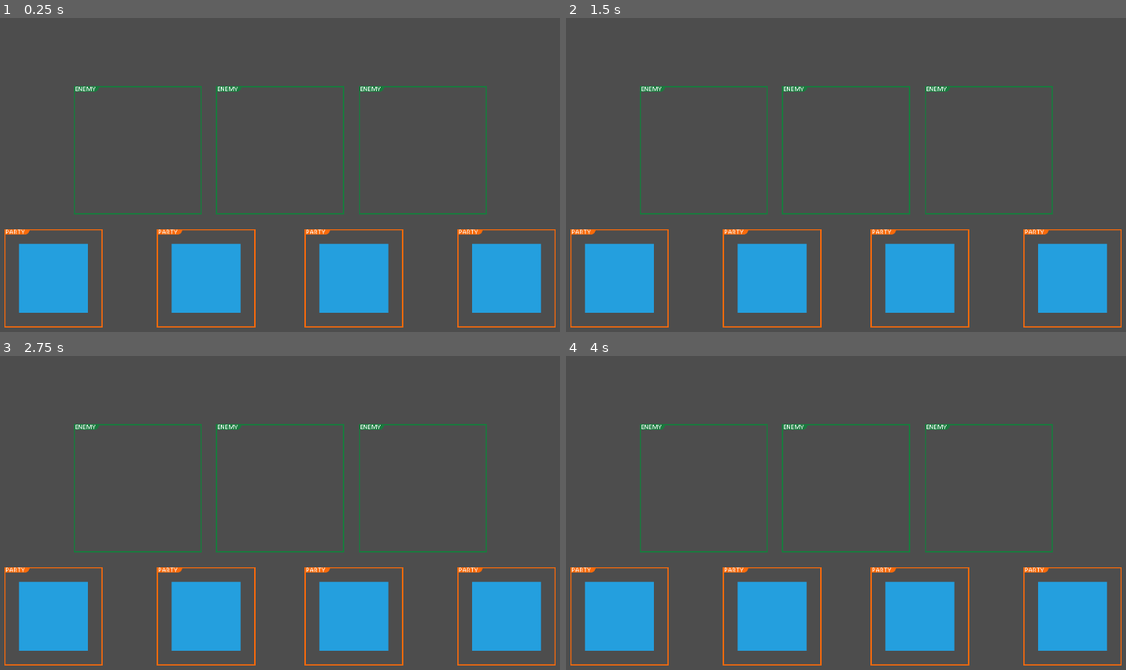
Above: before the commit, frames 1-4 (two rows, left to right).
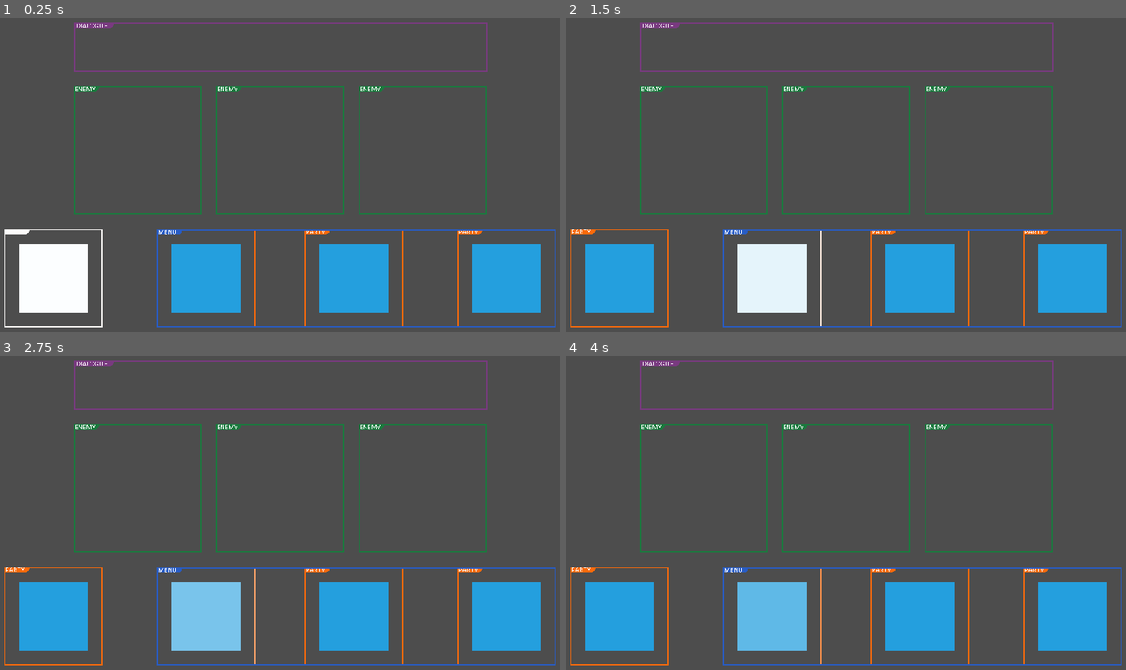
Above: after the commit, the same moments.

Repository: mitchellwinn/YGBF
Game: Godot game, scene res://scenes/battle.tscn
Two runs of this game, one before a commit and one after it. Both use one fixed random seed, a clock stepped at 60 frames per second and the inputs below.
Inputs:
- Up to frame 1 (0.25 s): no input
- Up to frame 2 (1.5 s): tap Enter (confirm, bound only after the commit) at 0.5, 0.6, 1.25, 1.35 s; hold Right (move_right, bound only after the commit) 0.53-1.28 s; hold Down (move_down, bound only after the commit) from 1.28 s (still down)
- Up to frame 3 (2.75 s): release Down (move_down, bound only after the commit) at 2.03 s; hold Right (move_right, bound only after the commit) from 2.03 s (still down); tap Enter (confirm, bound only after the commit) at 2.1 s
- Up to frame 4 (4 s): release Right (move_right, bound only after the commit) at 2.78 s; hold Up (move_up, bound only after the commit) 2.78-3.53 s; tap Enter (confirm, bound only after the commit) at 2.85, 3.6 s; hold Left (move_left, bound only after the commit) from 3.53 s (still down)

The runs differ from the first frame. In frame 1, 5.3% of the frame differs, in the area x 0-100%, y 1-99%; in frame 2, 5.2%; in frame 3, 5.2%; in frame 4, 5.2%.
Error after the commit: Out of bounds get index '0' (on base: 'Array[CustomButton]') (res://scripts/singletons/battle_manager.gd:172)

Commit message:
so... much..... COOOOOOOOODEDDEE!!!!!!!!

Diff:
--- /dev/null
+++ b/materials/custom_texture_rect_material.tres
@@ -0,0 +1,8 @@
+[gd_resource type="ShaderMaterial" load_steps=2 format=3 uid="uid://ce7dt4bf5oulv"]
+
+[ext_resource type="Shader" path="res://scripts/shaders/custom_texture_rect_shader.gdshader" id="1_gf176"]
+
+[resource]
+shader = ExtResource("1_gf176")
+shader_parameter/oscillation_speed = 1.0
+shader_parameter/flash_enabled = true
--- a/project.godot
+++ b/project.godot
@@ -28,6 +28,45 @@
 window/stretch/mode="canvas_items"
 window/stretch/aspect="expand"
 
+[input]
+
+move_up={
+"deadzone": 0.5,
+"events": [Object(InputEventKey,"resource_local_to_scene":false,"resource_name":"","device":-1,"window_id":0,"alt_pressed":false,"shift_pressed":false,"ctrl_pressed":false,"meta_pressed":false,"pressed":false,"keycode":0,"physical_keycode":4194320,"key_label":0,"unicode":0,"location":0,"echo":false,"script":null)
+, Object(InputEventJoypadMotion,"resource_local_to_scene":false,"resource_name":"","device":-1,"axis":1,"axis_value":-1.0,"script":null)
+]
+}
+move_left={
+"deadzone": 0.5,
+"events": [Object(InputEventKey,"resource_local_to_scene":false,"resource_name":"","device":-1,"window_id":0,"alt_pressed":false,"shift_pressed":false,"ctrl_pressed":false,"meta_pressed":false,"pressed":false,"keycode":0,"physical_keycode":4194319,"key_label":0,"unicode":0,"location":0,"echo":false,"script":null)
+, Object(InputEventJoypadMotion,"resource_local_to_scene":false,"resource_name":"","device":-1,"axis":0,"axis_value":-1.0,"script":null)
+]
+}
+move_down={
+"deadzone": 0.5,
+"events": [Object(InputEventKey,"resource_local_to_scene":false,"resource_name":"","device":-1,"window_id":0,"alt_pressed":false,"shift_pressed":false,"ctrl_pressed":false,"meta_pressed":false,"pressed":false,"keycode":0,"physical_keycode":4194322,"key_label":0,"unicode":0,"location":0,"echo":false,"script":null)
+, Object(InputEventJoypadMotion,"resource_local_to_scene":false,"resource_name":"","device":-1,"axis":1,"axis_value":1.0,"script":null)
+]
+}
+move_right={
+"deadzone": 0.5,
+"events": [Object(InputEventKey,"resource_local_to_scene":false,"resource_name":"","device":-1,"window_id":0,"alt_pressed":false,"shift_pressed":false,"ctrl_pressed":false,"meta_pressed":false,"pressed":false,"keycode":0,"physical_keycode":4194321,"key_label":0,"unicode":0,"location":0,"echo":false,"script":null)
+, Object(InputEventJoypadMotion,"resource_local_to_scene":false,"resource_name":"","device":-1,"axis":0,"axis_value":1.0,"script":null)
+]
+}
+confirm={
+"deadzone": 0.5,
+"events": [Object(InputEventKey,"resource_local_to_scene":false,"resource_name":"","device":-1,"window_id":0,"alt_pressed":false,"shift_pressed":false,"ctrl_pressed":false,"meta_pressed":false,"pressed":false,"keycode":0,"physical_keycode":4194309,"key_label":0,"unicode":0,"location":0,"echo":false,"script":null)
+, Object(InputEventKey,"resource_local_to_scene":false,"resource_name":"","device":-1,"window_id":0,"alt_pressed":false,"shift_pressed":false,"ctrl_pressed":false,"meta_pressed":false,"pressed":false,"keycode":0,"physical_keycode":90,"key_label":0,"unicode":122,"location":0,"echo":false,"script":null)
+]
+}
+fullscreen={
+"deadzone": 0.5,
+"events": [Object(InputEventKey,"resource_local_to_scene":false,"resource_name":"","device":-1,"window_id":0,"alt_pressed":true,"shift_pressed":false,"ctrl_pressed":false,"meta_pressed":false,"pressed":false,"keycode":0,"physical_keycode":4194309,"key_label":0,"unicode":0,"location":0,"echo":false,"script":null)
+, Object(InputEventKey,"resource_local_to_scene":false,"resource_name":"","device":-1,"window_id":0,"alt_pressed":false,"shift_pressed":false,"ctrl_pressed":false,"meta_pressed":false,"pressed":false,"keycode":0,"physical_keycode":4194342,"key_label":0,"unicode":0,"location":0,"echo":false,"script":null)
+]
+}
+
 [rendering]
 
 renderer/rendering_method="gl_compatibility"
--- a/scenes/battle.tscn
+++ b/scenes/battle.tscn
@@ -1,8 +1,11 @@
-[gd_scene load_steps=4 format=3 uid="uid://cwe6q66isus1c"]
+[gd_scene load_steps=7 format=3 uid="uid://cwe6q66isus1c"]
 
 [ext_resource type="Texture2D" uid="uid://b0jwpjq381q5v" path="res://images/style_guide/battle_ui_style_guide.png" id="1_v6csx"]
 [ext_resource type="Texture2D" uid="uid://b4gecnjuu0nna" path="res://images/style_guide/enemy_resolution_guide.png" id="2_musbg"]
 [ext_resource type="Texture2D" uid="uid://boojsykjd02qx" path="res://images/style_guide/party_member_resolution_guide.png" id="3_3kxi6"]
+[ext_resource type="Material" uid="uid://ce7dt4bf5oulv" path="res://materials/custom_texture_rect_material.tres" id="3_42206"]
+[ext_resource type="Texture2D" uid="uid://bvk6ufm8ic5ta" path="res://images/style_guide/menu_resolution_guide.png" id="4_6gj1k"]
+[ext_resource type="Texture2D" uid="uid://637be5vc77ed" path="res://images/style_guide/dialogue_resolution_guide.png" id="4_tflk0"]
 
 [node name="Battle" type="Node2D"]
 
@@ -26,6 +29,7 @@
 size_flags_vertical = 4
 
 [node name="Guide" type="TextureRect" parent="Control/HBoxContainerGuide"]
+texture_filter = 1
 layout_direction = 1
 layout_mode = 2
 size_flags_horizontal = 3
@@ -47,14 +51,15 @@
 size_flags_horizontal = 4
 size_flags_vertical = 4
 
-[node name="Enemy1Guide" type="TextureRect" parent="Control/HBoxContainerEnemy1"]
+[node name="Enemy" type="TextureRect" parent="Control/HBoxContainerEnemy1"]
+texture_filter = 1
 layout_direction = 1
 layout_mode = 2
 size_flags_horizontal = 3
 texture = ExtResource("2_musbg")
 
 [node name="HBoxContainerEnemy2" type="HBoxContainer" parent="Control"]
-anchors_preset = -1
+anchors_preset = 8
 anchor_left = 0.5
 anchor_top = 0.5
 anchor_right = 0.5
@@ -69,7 +74,8 @@
 size_flags_horizontal = 4
 size_flags_vertical = 4
 
-[node name="Enemy2Guide" type="TextureRect" parent="Control/HBoxContainerEnemy2"]
+[node name="Enemy" type="TextureRect" parent="Control/HBoxContainerEnemy2"]
+texture_filter = 1
 layout_direction = 1
 layout_mode = 2
 size_flags_horizontal = 3
@@ -91,7 +97,8 @@
 size_flags_horizontal = 4
 size_flags_vertical = 4
 
-[node name="Enemy3Guide" type="TextureRect" parent="Control/HBoxContainerEnemy3"]
+[node name="Enemy" type="TextureRect" parent="Control/HBoxContainerEnemy3"]
+texture_filter = 1
 layout_direction = 1
 layout_mode = 2
 size_flags_horizontal = 3
@@ -100,20 +107,22 @@
 [node name="HBoxContainerParty1" type="HBoxContainer" parent="Control"]
 anchors_preset = -1
 anchor_left = 0.125
-anchor_top = 0.5
+anchor_top = 1.0
 anchor_right = 0.125
-anchor_bottom = 0.5
+anchor_bottom = 1.0
 offset_left = -88.0
-offset_top = 98.0
+offset_top = -172.0
 offset_right = 72.0
-offset_bottom = 258.0
-grow_horizontal = 2
-grow_vertical = 2
-pivot_offset = Vector2(80, 80)
-size_flags_horizontal = 4
-size_flags_vertical = 4
-
-[node name="Party2Guide" type="TextureRect" parent="Control/HBoxContainerParty1"]
+offset_bottom = -12.0
+grow_horizontal = 2
+grow_vertical = 2
+pivot_offset = Vector2(80, 80)
+size_flags_horizontal = 4
+size_flags_vertical = 4
+
+[node name="PartyMember" type="TextureRect" parent="Control/HBoxContainerParty1"]
+texture_filter = 1
+material = ExtResource("3_42206")
 layout_direction = 1
 layout_mode = 2
 size_flags_horizontal = 3
@@ -122,20 +131,22 @@
 [node name="HBoxContainerParty2" type="HBoxContainer" parent="Control"]
 anchors_preset = -1
 anchor_left = 0.375
-anchor_top = 0.5
+anchor_top = 1.0
 anchor_right = 0.375
-anchor_bottom = 0.5
+anchor_bottom = 1.0
 offset_left = -80.0
-offset_top = 98.0
+offset_top = -172.0
 offset_right = 80.0
-offset_bottom = 258.0
-grow_horizontal = 2
-grow_vertical = 2
-pivot_offset = Vector2(80, 80)
-size_flags_horizontal = 4
-size_flags_vertical = 4
-
-[node name="Party3Guide" type="TextureRect" parent="Control/HBoxContainerParty2"]
+offset_bottom = -12.0
+grow_horizontal = 2
+grow_vertical = 2
+pivot_offset = Vector2(80, 80)
+size_flags_horizontal = 4
+size_flags_vertical = 4
+
+[node name="PartyMember" type="TextureRect" parent="Control/HBoxContainerParty2"]
+texture_filter = 1
+material = ExtResource("3_42206")
 layout_direction = 1
 layout_mode = 2
 size_flags_horizontal = 3
@@ -144,20 +155,22 @@
 [node name="HBoxContainerParty3" type="HBoxContainer" parent="Control"]
 anchors_preset = -1
 anchor_left = 0.625
-anchor_top = 0.5
+anchor_top = 1.0
 anchor_right = 0.625
-anchor_bottom = 0.5
+anchor_bottom = 1.0
 offset_left = -80.0
-offset_top = 98.0
+offset_top = -172.0
 offset_right = 80.0
-offset_bottom = 258.0
-grow_horizontal = 2
-grow_vertical = 2
-pivot_offset = Vector2(80, 80)
-size_flags_horizontal = 4
-size_flags_vertical = 4
-
-[node name="Party4Guide" type="TextureRect" parent="Control/HBoxContainerParty3"]
+offset_bottom = -12.0
+grow_horizontal = 2
+grow_vertical = 2
+pivot_offset = Vector2(80, 80)
+size_flags_horizontal = 4
+size_flags_vertical = 4
+
+[node name="PartyMember" type="TextureRect" parent="Control/HBoxContainerParty3"]
+texture_filter = 1
+material = ExtResource("3_42206")
 layout_direction = 1
 layout_mode = 2
 size_flags_horizontal = 3
@@ -166,21 +179,78 @@
 [node name="HBoxContainerParty4" type="HBoxContainer" parent="Control"]
 anchors_preset = -1
 anchor_left = 0.875
-anchor_top = 0.5
+anchor_top = 1.0
 anchor_right = 0.875
-anchor_bottom = 0.5
+anchor_bottom = 1.0
 offset_left = -72.0
-offset_top = 98.0
+offset_top = -172.0
 offset_right = 88.0
-offset_bottom = 258.0
-grow_horizontal = 2
-grow_vertical = 2
-pivot_offset = Vector2(80, 80)
-size_flags_horizontal = 4
-size_flags_vertical = 4
-
-[node name="Party1Guide" type="TextureRect" parent="Control/HBoxContainerParty4"]
-layout_direction = 1
-layout_mode = 2
-size_flags_horizontal = 3
-texture = ExtResource("3_3kxi6")
+offset_bottom = -12.0
+grow_horizontal = 2
+grow_vertical = 2
+pivot_offset = Vector2(80, 80)
+size_flags_horizontal = 4
+size_flags_vertical = 4
+
+[node name="PartyMember" type="TextureRect" parent="Control/HBoxContainerParty4"]
+texture_filter = 1
+material = ExtResource("3_42206")
+layout_direction = 1
+layout_mode = 2
+size_flags_horizontal = 3
+texture = ExtResource("3_3kxi6")
+
+[node name="HBoxContainerMenu" type="HBoxContainer" parent="Control"]
+anchors_preset = -1
+anchor_left = 0.125
+anchor_top = 1.0
+anchor_right = 0.875
+anchor_bottom = 1.0
+offset_left = 160.0
+offset_top = -172.0
+offset_right = 88.0
+offset_bottom = -12.0
+grow_horizontal = 2
+grow_vertical = 2
+pivot_offset = Vector2(352, 80)
+size_flags_horizontal = 4
+size_flags_vertical = 4
+
+[node name="MenuGuide" type="NinePatchRect" parent="Control/HBoxContainerMenu"]
+texture_filter = 1
+layout_direction = 1
+layout_mode = 2
+size_flags_horizontal = 3
+texture = ExtResource("4_6gj1k")
+region_rect = Rect2(0, -0.334084, 704, 160.334)
+patch_margin_left = 50
+patch_margin_top = 10
+patch_margin_right = 10
+patch_margin_bottom = 10
+axis_stretch_vertical = 1
+
+[node name="HBoxContainerDialogue" type="HBoxContainer" parent="Control"]
+anchors_preset = 5
+anchor_left = 0.5
+anchor_right = 0.5
+offset_left = -335.0
+offset_top = 33.0
+offset_right = 337.0
+offset_bottom = 113.0
+grow_horizontal = 2
+pivot_offset = Vector2(352, 80)
+size_flags_horizontal = 4
+size_flags_vertical = 4
+
+[node name="DialogueGuide" type="NinePatchRect" parent="Control/HBoxContainerDialogue"]
+texture_filter = 1
+layout_direction = 1
+layout_mode = 2
+size_flags_horizontal = 3
+texture = ExtResource("4_tflk0")
+region_rect = Rect2(-0.176821, -0.334084, 672.242, 80.6433)
+patch_margin_left = 75
+patch_margin_top = 10
+patch_margin_right = 10
+patch_margin_bottom = 10
+axis_stretch_vertical = 1
--- /dev/null
+++ b/scripts/shaders/custom_texture_rect_shader.gdshader
@@ -0,0 +1,21 @@
+shader_type canvas_item;
+
+// Uniform to control the oscillation speed
+uniform float oscillation_speed = 7.0;
+// Uniform to toggle the flashing effect
+uniform bool flash_enabled = true;
+
+void fragment() {
+    // Sample the texture to get the normal color
+    vec4 normal_color = texture(TEXTURE, UV);
+
+    if (flash_enabled) {
+        // Calculate the oscillation factor using sine function and time
+        float oscillation = abs(sin(TIME * oscillation_speed));
+        // Set the color, blending between normal color and white based on the oscillation factor
+        COLOR = mix(normal_color, vec4(1.0, 1.0, 1.0, normal_color.a), oscillation);
+    } else {
+        // When flashing is disabled, just use the normal color
+        COLOR = normal_color;
+    }
+}
--- a/scripts/singletons/battle_manager.gd
+++ b/scripts/singletons/battle_manager.gd
@@ -6,6 +6,8 @@
 var enemies: Array[Stats] = [] #holds data for all enemies who will appear in battle
 var participants: Array[Stats] = [] #holds data for all participants including both party and enemies
 var categorical_menu_buttons: Array[CustomButton] = [] #holds data for the hoverable menu buttons like Talent, Items, etc...
+
+var party_sprites: Array[TextureRect] = []
 
 var troop: int #holds data for which troop of enemies will be encountered when a battle starts
 var bg: int #holds data for which background effect will be loaded when battle starts
@@ -18,25 +20,39 @@
 var hovered_selection: CustomButton = null
 var target: Stats = null
 
+var phase: String = ""
+
+############## BUILT IN FUNCTIONS ######################
+
+func _ready():
+	pass
+
+func _process(_delta):
+	pass
+
 ############### INITIALIZATION FUNCTIONS ###############
 
 func start_battle():
 	#remember character's position on the overworld
 	#switch to battle scene
-	initialize_data()
+	get_scene_references()
+	stop_all_flashes()
 	load_troop()
 	in_battle = true
 	battle_process()#starts the battle process loop
 	return
 
 func end_battle():
-	initialize_data()
 	in_battle = false
 	#switch to overworld scene
 	#spawn player at remembered position
 	return
 
-func initialize_data():
+func get_scene_references():
+	party_sprites.clear()
+	for i in range (4):
+		party_sprites.append(get_tree().root.get_node("Battle/Control/HBoxContainerParty"+str(i+1)+"/PartyMember"))
+		party_sprites[i].material = party_sprites[i].material.duplicate()
 	return
 
 func load_troop():
@@ -46,7 +62,9 @@
 ############### BATTLE PROCESS FUNCTIONS #####################
 
 func battle_process():
+	print("Started battle_process")
 	while true:
+		print("New lap of battle_process")
 		if !all_party_members_exhausted(): #still have a party member we can pick to attack
 			await decide_attacker()
 			await decide_menu_category()
@@ -56,11 +74,13 @@
 		else:
 			await remaining_enemies_attack()
 		reset_exhaustion()
-		await get_tree().fixed_frame()
+		await get_tree().process_frame
 	return
 
 func decide_attacker():
-	await iterate_attacker_index(1) #incase we start the turn hovering someone who is grayed out for some reason; eg. enemy attack exhausts them before they can go
+	phase = "decide_attacker"
+	flash_attacker()
+	await iterate_attacker_index(0) #incase we start the turn hovering someone who is grayed out for some reason; eg. enemy attack exhausts them before they can go
 	while(true):
 		if Input.is_action_just_pressed("move_right"):
 			#play some sound effect
@@ -68,16 +88,16 @@
 		if Input.is_action_just_pressed("move_left"):
 			#play some sound effect
 			await iterate_attacker_index(-1)
-		attacker_index = attacker_index%party.size() #makes sure the attacker_index stays within the size of the party
 		if Input.is_action_just_pressed("confirm"):
 			#play some sound effect
 			attacker = party[attacker_index] #sets the attacker equal to the instance of that party member
 			break #break out of the loop, return to the battle_process function, keep on going, yadayadayada
-		await get_tree().fixed_frame()
+		phase = ""
+		await get_tree().process_frame
 	return
 
 func decide_menu_category():
-	await iterate_menu_index(1) #incase we start the turn hovering someone who is grayed out for some reason; eg. enemy attack exhausts them before they can go
+	await iterate_menu_index(0) #incase we start the turn hovering someone who is grayed out for some reason; eg. enemy attack exhausts them before they can go
 	while(true):
 		if Input.is_action_just_pressed("move_right"):
 			#play some sound effect
@@ -91,17 +111,16 @@
 		if Input.is_action_just_pressed("move_up"):
 			#play some sound effect
 			await iterate_menu_index(-2)
-		menu_index = menu_index%4 #makes sure the menu_index stays within the amount of options
 		if Input.is_action_just_pressed("confirm"):
 			#play some sound effect
 			hovered_selection = categorical_menu_buttons[menu_index] #sets the attacker equal to the instance of that party member
 			await execute_on_hovered_selection()
 			break #break out of the loop, return to the battle_process function, keep on going, yadayadayada
-		await get_tree().fixed_frame()
+		await get_tree().process_frame
 	return
 
 func decide_target():
-	await iterate_target_index(1) #incase we start the turn hovering someone who is grayed out for some reason; eg. enemy attack exhausts them before they can go
+	await iterate_target_index(0) #incase we start the turn hovering someone who is grayed out for some reason; eg. enemy attack exhausts them before they can go
 	while(true):
 		if Input.is_action_just_pressed("move_right"):
 			#play some sound effect
@@ -109,12 +128,11 @@
 		if Input.is_action_just_pressed("move_left"):
 			#play some sound effect
 			await iterate_target_index(-1)
-		target_index = target_index%enemies.size() #makes sure the attacker_index stays within the size of the enemy troop
 		if Input.is_action_just_pressed("confirm"):
 			#play some sound effect
 			target = enemies[target_index] #sets the attacker equal to the instance of that troop member
 			break #break out of the loop, return to the battle_process function, keep on going, yadayadayada
-		await get_tree().fixed_frame()
+		await get_tree().process_frame
 	return
 
 func determine_enemy_attack():
@@ -138,24 +156,32 @@
 ############### BATTLE HELPER FUNCTIONS ###############
 
 func iterate_attacker_index(value: int):
+	stop_all_flashes()
 	attacker_index += value #pick the member to the left of currently hovered party member
+	attacker_index = attacker_index%party.size() #makes sure the attacker_index stays within the size of the party
 	while party[attacker_index].is_exhausted():
 		attacker_index = keep_iterating(attacker_index, value) #target the next party member over
-		await get_tree().fixed_frame()
+		attacker_index = attacker_index%party.size() #makes sure the attacker_index stays within the size of the party
+		await get_tree().process_frame
+	flash_attacker()
 	return
 
 func iterate_menu_index(value: int):
 	menu_index += value #pick the member to the left of currently hovered party member
+	menu_index = menu_index%4 #makes sure the menu_index stays within the amount of options
 	while !categorical_menu_buttons[menu_index].can_hover:
 		menu_index = keep_iterating(menu_index, value) #target the next button over
-		await get_tree().fixed_frame()
+		menu_index = menu_index%4 #makes sure the menu_index stays within the amount of options
+		await get_tree().process_frame
 	return
 
 func iterate_target_index(value: int):
 	target_index += value #pick the member to the left of currently hovered party member
+	target_index = target_index%enemies.size() #makes sure the attacker_index stays within the size of the enemy troop
 	while enemies[target_index].is_subdued(): #can't tareget an enemy that has already been defeated
 		target_index = keep_iterating(target_index, value) #target the next enemy over
-		await get_tree().fixed_frame()
+		target_index = target_index%enemies.size() #makes sure the attacker_index stays within the size of the enemy troop
+		await get_tree().process_frame
 	return
 
 func keep_iterating(index: int, value: int):
@@ -182,7 +208,9 @@
 func all_party_members_exhausted() -> bool:
 	for member in party:
 		if !member.is_exhausted():
+			print(member.character_name+" still has it in them!")
 			return false #at least one member can still attack, so return false
+	print("All party members are exhausted")
 	return true
 
 func enemy_attacks_us(enemy: Stats):
@@ -205,3 +233,15 @@
 func reset_exhaustion():
 	for participant in participants:
 		participant.attack_index = 0
+
+################### VISUAL HELPER FUNCTIONS #####################
+
+func flash_attacker():
+	party_sprites[attacker_index].material.set_shader_parameter("flash_enabled", true)
+	party_sprites[attacker_index].material.set_shader_parameter("oscillation_speed", 7)
+	return
+
+func stop_all_flashes():
+	for sprite in party_sprites:
+		sprite.material.set_shader_parameter("flash_enabled", false)
+	return
--- a/scripts/singletons/game_manager.gd
+++ b/scripts/singletons/game_manager.gd
@@ -1,12 +1,21 @@
 extends Node
-
-#
 
 # Called when the node enters the scene tree for the first time.
 func _ready():
-	pass # Replace with function body.
+	for i in range(4): #make a dummy party with 4 characters
+		var party_member: Stats = Stats.new()
+		get_tree().root.add_child.call_deferred(party_member)
+		await get_tree().process_frame
+		party_member.character_name = "Dummy "+str(i+1)
+		BattleManager.party.append(party_member)
+	BattleManager.start_battle()
 
 
 # Called every frame. 'delta' is the elapsed time since the previous frame.
-func _process(delta):
-	pass
+func _process(_delta):
+	if Input.is_action_just_pressed("fullscreen"):
+		match DisplayServer.window_get_mode():
+			DisplayServer.WINDOW_MODE_WINDOWED:
+				DisplayServer.window_set_mode(DisplayServer.WINDOW_MODE_FULLSCREEN, 0)
+			DisplayServer.WINDOW_MODE_FULLSCREEN:
+				DisplayServer.window_set_mode(DisplayServer.WINDOW_MODE_WINDOWED, 0)
--- a/scripts/stats.gd
+++ b/scripts/stats.gd
@@ -10,6 +10,20 @@
 var attacks: Array[int] = [] #holds data for each attack that can be performed per turn and its corresponding speed (thats what the int is for)
 var attack_index: int = 0 #holds data for which index of move the player is on, most of the time this is 0 if they haven't attacked this turn, 1 if they have
 var character_name: String
+var loaded_from_save: bool
+
+func _ready():
+	print("New entity added to scene tree")
+	if(!loaded_from_save):
+		initialize_new_party_member()
+
+func initialize_new_party_member():
+	define_attacks()
+	armor = get_max_armor()
+	hp = get_max_hp()
+	ego = get_max_ego()
+	inner_ego = get_max_id()
+	return
 
 func get_max_armor() -> int:
 	var value: int = 100 #write code later to calculate this based on level or other factors
Binary file added: images/style_guide/dialogue_resolution_guide.png
Not shown, added: images/style_guide/dialogue_resolution_guide.png.import
Binary file added: images/style_guide/menu_resolution_guide.png
Not shown, added: images/style_guide/menu_resolution_guide.png.import
